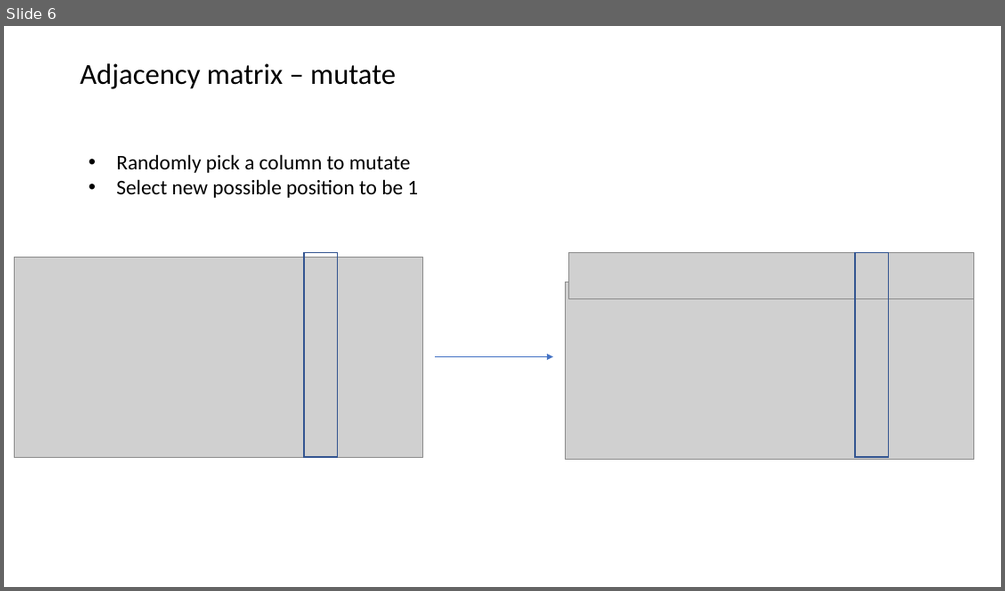
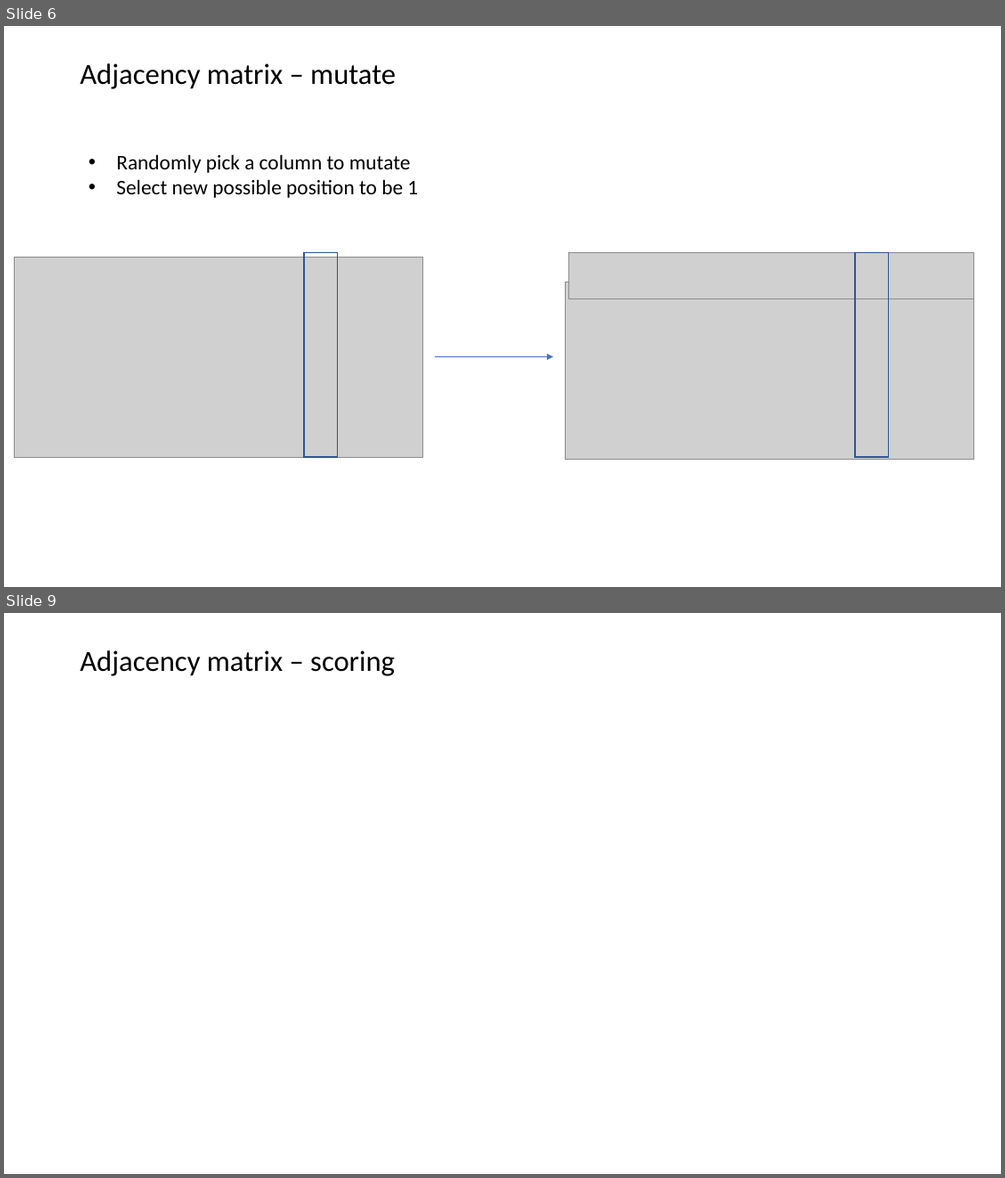
Before and after one commit to KarchinLab/pictograph, a slide deck: v6/figs/test-data-1.pptx. Shown one above the other, each under a label of ours: slide 6 before the commit, slides 6 and 9 after it; the slides between them are not shown. The pictures are 1005x591 and 1005x1178 pixels, drawn with LibreOffice and Linux fonts; fonts in the diff are those of the drawing; grey boxes stand for pictures. Boxes give left, top, right and bottom in pixels: in the first picture for what was removed or moved away, otherwise in the second. Text is boxed around its words. In the diff, an @@ line names an element or a change of style, - is before the commit and + after.

Commit message:
add adjacency matrix functions -- random init, mutate, score (1 w matrix)

```diff
--- a/v6/figs/test-data-1.pptx
+++ b/v6/figs/test-data-1.pptx
@@ slide 9 added at [4, 613, 1001, 1174], background #FFFFFF @@
@@ title added at [80, 650, 395, 676], 28 pt, text #000000 @@
+Adjacency matrix – scoring
```
Also in this commit, not shown: 2 slides changed, 2 other slides added, 3 other files.
